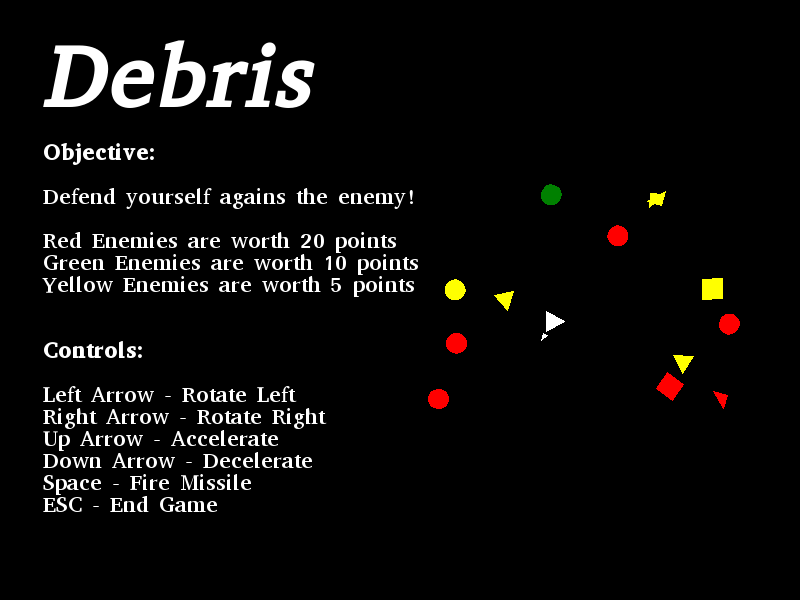
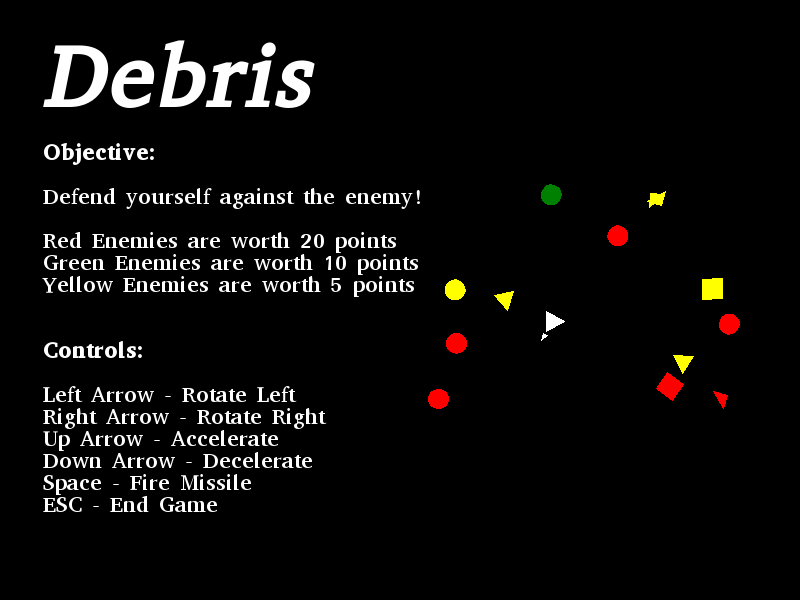
Revision of a layered 800 × 600 image; what changed, layer by layer:
painted on "Objective: ..." over left=286, top=188, right=420, bottom=209
